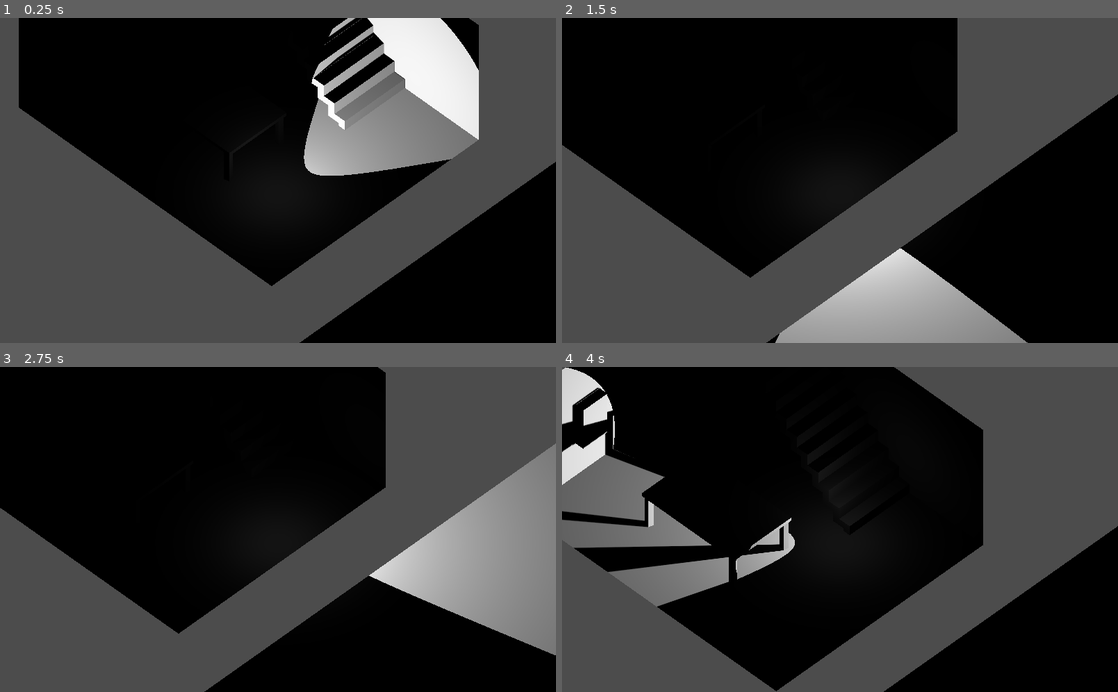
Above: before the commit, frames 1-4 (two rows, left to right).
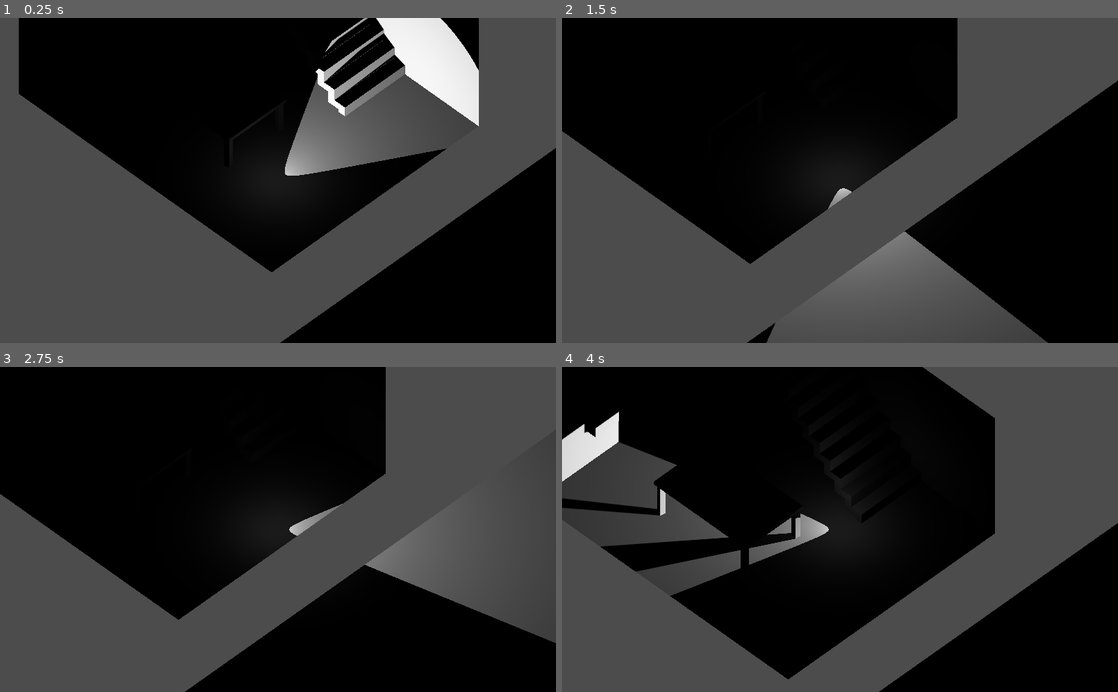
Above: after the commit, the same moments.

Repository: Naronco/Vaccaphobia
Game: Godot game, scene res://Game.tscn
Two runs of this game, one before a commit and one after it. Both use one fixed random seed, a clock stepped at 60 frames per second and the inputs below.
Inputs:
- Up to frame 1 (0.25 s): no input
- Up to frame 2 (1.5 s): hold D (move_right) 0.53-1.28 s; hold S (move_down) from 1.28 s (still down)
- Up to frame 3 (2.75 s): release S (move_down) at 2.03 s; hold D (move_right) from 2.03 s (still down)
- Up to frame 4 (4 s): release D (move_right) at 2.78 s; hold W (move_up) 2.78-3.53 s; hold A (move_left) from 3.53 s (still down)

The runs differ from the first frame. In frame 1, 14% of the frame differs, in the area x 3-100%, y 0-100%; in frame 2, 13%; in frame 3, 16%, in the area x 0-100%, y 0-100%; in frame 4, 15%.

Commit message:
move staircase up

Diff:
--- a/Game.tscn
+++ b/Game.tscn
@@ -36,7 +36,7 @@
 [node name="Spatial" type="Spatial"]
 
 [node name="Player" type="KinematicBody" parent="."]
-transform = Transform( 1, 0, 0, 0, 1, 0, 0, 0, 1, 1.407, 10, 0.768 )
+transform = Transform( 1, 0, 0, 0, 1, 0, 0, 0, 1, 1.407, 0, 0.768 )
 script = ExtResource( 1 )
 
 [node name="Camera" type="Camera" parent="Player"]
--- a/Player.gd
+++ b/Player.gd
@@ -89,16 +89,6 @@
 	velocity.x = direction.x * speed
 	velocity.z = direction.z * speed
 
-	# place player on floor
-	var space_state = get_world().direct_space_state
-	var result = space_state.intersect_ray(self.transform.origin + Vector3(0, 1.3, 0), self.transform.origin + Vector3(0, -100, 0))
-
-	var rad = get_node("CollisionShape").shape.get_radius()
-
-	if result:
-		print("Hit at point: ", transform.origin, result.position, result.normal)
-		transform.origin = result.position + rad*result.normal
-
 	#var on_steep = false
 	#for i in get_slide_count():
 	#	var collision = get_slide_collision(i)
@@ -111,4 +101,16 @@
 	#	velocity.y -= gravity * delta
 
 	# Moving the character
-	velocity = move_and_slide(velocity, Vector3.UP)
+	velocity = move_and_slide(velocity, Vector3.UP, false, 4, 60.0/180.0*PI)
+	velocity.y = 0
+
+	# place player on floor
+	var space_state = get_world().direct_space_state
+	var result = space_state.intersect_ray(self.transform.origin + Vector3(0, 1.3, 0), self.transform.origin + Vector3(0, -100, 0))
+
+	var rad = get_node("CollisionShape").shape.get_radius()
+
+	if not is_on_floor() and result:
+		print("Hit at point/normal: ", result.position, result.normal)
+		#transform.origin = result.position + rad*result.normal
+		transform.origin = result.position + Vector3.UP*rad*(1/result.normal.y-1)
